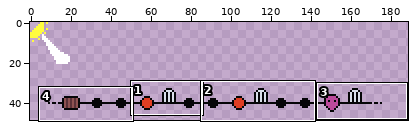
Pixel-art file -- assets/world/voyage.aseprite. The picture above shows the old version from afar; the outline marks the close-up.
Close-up. As it was:
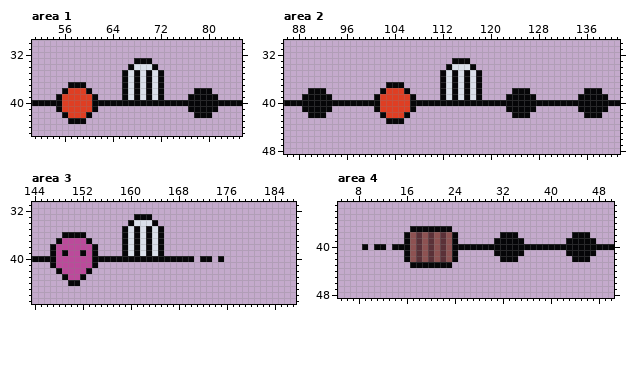
190x68 pixels, 1 frame. Shown: area 1: x 51..85, y 30..45; area 2: x 86..141, y 30..48; area 3: x 144..187, y 31..47; area 4: x 5..50, y 33..48. The wide view leaves out empty margins.
The same view after the edit:
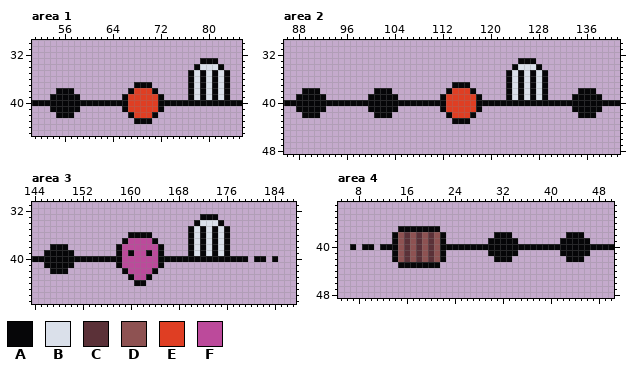
Palette (. is transparent): A #060608  B #dae0ea  C #5b3138  D #8e5252  E #df3e23  F #bc4a9b
Change:
--- area 1, layer "base"
@@ x 51..85 @@
 32 ...................................
-33 .................AAA...............
-34 ................ABBBA..............
-35 ...............ABABABA.............
-36 ...............ABABABA.............
-37 ......AAA......ABABABA.............
-38 .....AEEEA.....ABABABA.....AAA.....
-39 ....AEEEEEA....ABABABA....AAAAA....
-40 AAAAAEEEEEAAAAAAAAAAAAAAAAAAAAAAAAA
-41 ....AEEEEEA...............AAAAA....
-42 .....AEEEA.................AAA.....
-43 ......AAA..........................
+33 ............................AAA....
+34 ...........................ABBBA...
+35 ..........................ABABABA..
+36 ..........................ABABABA..
+37 .................AAA......ABABABA..
+38 ....AAA.........AEEEA.....ABABABA..
+39 ...AAAAA.......AEEEEEA....ABABABA..
+40 AAAAAAAAAAAAAAAAEEEEEAAAAAAAAAAAAAA
+41 ...AAAAA.......AEEEEEA.............
+42 ....AAA.........AEEEA..............
+43 .................AAA...............
 44 ...................................
--- area 2, layer "base"
@@ x 86..141 @@
 32 ........................................................
-33 ............................AAA.........................
-34 ...........................ABBBA........................
-35 ..........................ABABABA.......................
-36 ..........................ABABABA.......................
-37 .................AAA......ABABABA.......................
-38 ....AAA.........AEEEA.....ABABABA.....AAA.........AAA...
-39 ...AAAAA.......AEEEEEA....ABABABA....AAAAA.......AAAAA..
-40 AAAAAAAAAAAAAAAAEEEEEAAAAAAAAAAAAAAAAAAAAAAAAAAAAAAAAAAA
-41 ...AAAAA.......AEEEEEA...............AAAAA.......AAAAA..
-42 ....AAA.........AEEEA.................AAA.........AAA...
-43 .................AAA....................................
+33 .......................................AAA..............
+34 ......................................ABBBA.............
+35 .....................................ABABABA............
+36 .....................................ABABABA............
+37 ............................AAA......ABABABA............
+38 ...AAA.........AAA.........AEEEA.....ABABABA.....AAA....
+39 ..AAAAA.......AAAAA.......AEEEEEA....ABABABA....AAAAA...
+40 AAAAAAAAAAAAAAAAAAAAAAAAAAAEEEEEAAAAAAAAAAAAAAAAAAAAAAAA
+41 ..AAAAA.......AAAAA.......AEEEEEA...............AAAAA...
+42 ...AAA.........AAA.........AEEEA.................AAA....
+43 ............................AAA.........................
 44 ........................................................
--- area 3, layer "base"
@@ x 144..187 @@
 32 ............................................
-33 .................AAA........................
-34 ................ABBBA.......................
-35 ...............ABABABA......................
-36 .....AAAA......ABABABA......................
-37 ....AFFFFA.....ABABABA......................
-38 ...AFFFFFFA....ABABABA......................
-39 ...AFAFFAFA....ABABABA......................
-40 AAAAFFFFFFAAAAAAAAAAAAAAAAA.AA.A............
-41 ...AFFFFFFA.................................
-42 ....AFFFFA..................................
-43 .....AFFA...................................
-44 ......AA....................................
+33 ............................AAA.............
+34 ...........................ABBBA............
+35 ..........................ABABABA...........
+36 ................AAAA......ABABABA...........
+37 ...............AFFFFA.....ABABABA...........
+38 ...AAA........AFFFFFFA....ABABABA...........
+39 ..AAAAA.......AFAFFAFA....ABABABA...........
+40 AAAAAAAAAAAAAAAFFFFFFAAAAAAAAAAAAAAA.AA.A...
+41 ..AAAAA.......AFFFFFFA......................
+42 ...AAA.........AFFFFA.......................
+43 ................AFFA........................
+44 .................AA.........................
 45 ............................................
--- area 4, layer "base"
@@ x 5..50 @@
 36 ..............................................
-37 ............AAAAAAA...........................
-38 ...........ADCDCDCDA.......AAA.........AAA....
-39 ...........ADCDCDCDA......AAAAA.......AAAAA...
-40 ....A.AA.AAADCDCDCDAAAAAAAAAAAAAAAAAAAAAAAAAAA
-41 ...........ADCDCDCDA......AAAAA.......AAAAA...
-42 ...........ADCDCDCDA.......AAA.........AAA....
-43 ............AAAAAAA...........................
+37 ..........AAAAAAA.............................
+38 .........ADCDCDCDA........AAA.........AAA.....
+39 .........ADCDCDCDA.......AAAAA.......AAAAA....
+40 ..A.AA.AAADCDCDCDAAAAAAAAAAAAAAAAAAAAAAAAAAAAA
+41 .........ADCDCDCDA.......AAAAA.......AAAAA....
+42 .........ADCDCDCDA........AAA.........AAA.....
+43 ..........AAAAAAA.............................
 44 ..............................................
